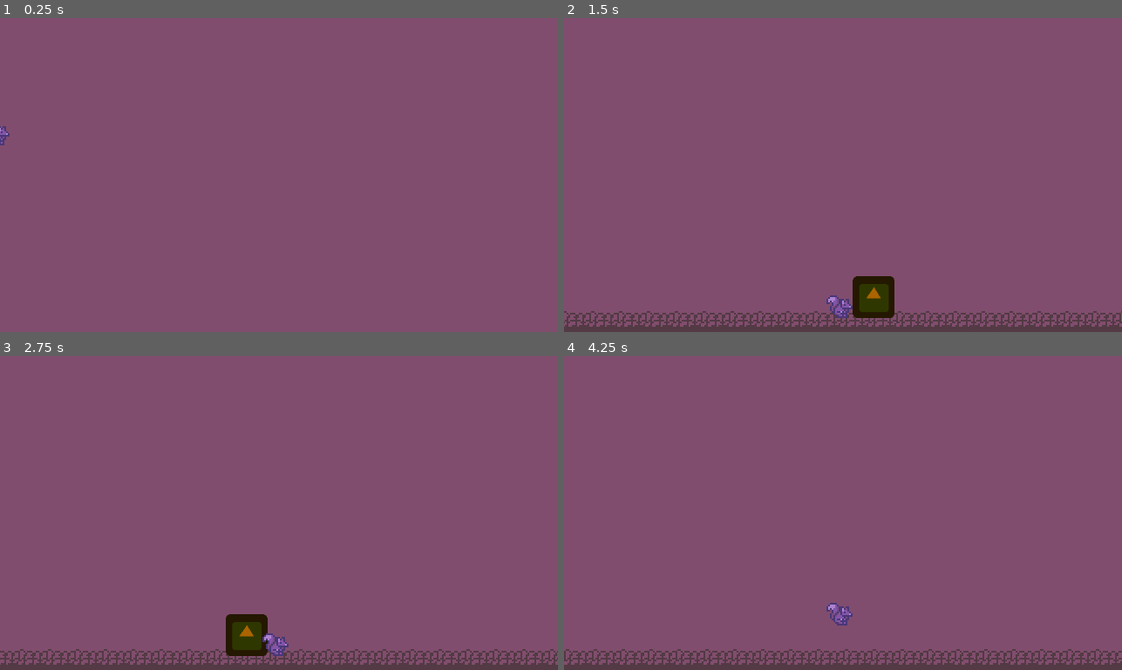
Above: before the commit, frames 1-4 (two rows, left to right).
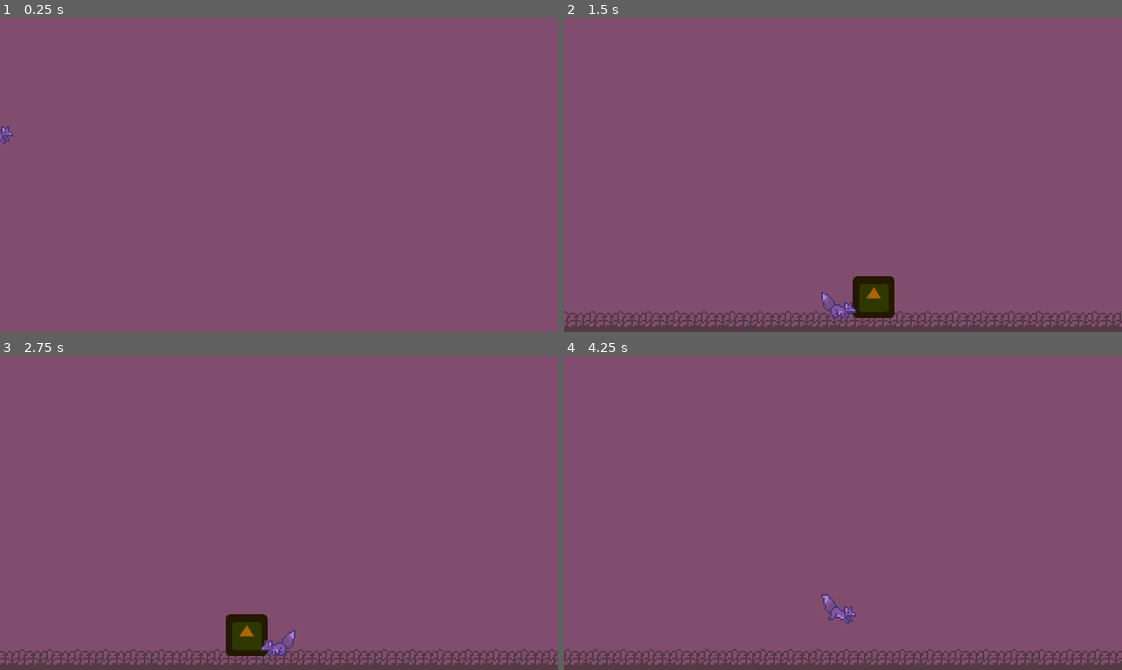
Above: after the commit, the same moments.

Repository: UniGDC/Cozy-Autumn-Game-Jam
Game: Godot game, scene res://Scenes/Main.tscn
Two runs of this game, one before a commit and one after it. Both use one fixed random seed, a clock stepped at 60 frames per second and the inputs below. The engine's default icon, where the game draws it, is replaced by a stand-in: a white triangle on a blue panel in a dark square.
Inputs:
- Up to frame 1 (0.25 s): no input
- Up to frame 2 (1.5 s): hold D (right) from 0.53 s (still down); tap Ctrl (interact) at 0.6, 1.35 s; tap Space (jump) at 0.77 s
- Up to frame 3 (2.75 s): tap Space (jump) at 1.52 s; release D (right) at 2.03 s; hold A (left) from 2.03 s (still down); tap Ctrl (interact) at 2.1 s
- Up to frame 4 (4.25 s): release A (left) at 2.78 s; hold D (right) from 2.78 s (still down); tap Ctrl (interact) at 2.85, 3.6 s; tap Space (jump) at 3.02, 3.77 s

The runs differ from the first frame. In frame 1, less than 0.1% of the frame differs, in the area x 0-3%, y 34-41%; in frame 2, 0.2%; in frame 3, 0.2%; in frame 4, 0.3%, in the area x 46-53%, y 75-86%.

Commit message:
Created animations and animation code

Diff:
--- a/Scenes/Player.tscn
+++ b/Scenes/Player.tscn
@@ -1,7 +1,10 @@
-[gd_scene load_steps=7 format=2]
+[gd_scene load_steps=15 format=2]
 
 [ext_resource path="res://Art/Squirrel Sprite Sheet.png" type="Texture" id=1]
 [ext_resource path="res://Scripts/Player.gd" type="Script" id=2]
+
+[sub_resource type="RectangleShape2D" id=1]
+extents = Vector2( 6, 6.5 )
 
 [sub_resource type="Animation" id=2]
 resource_name = "zoom in"
@@ -34,15 +37,143 @@
 "values": [ Vector2( 0.5, 0.5 ), Vector2( 1, 1 ) ]
 }
 
-[sub_resource type="RectangleShape2D" id=1]
-extents = Vector2( 6, 6.5 )
-
 [sub_resource type="CircleShape2D" id=4]
 radius = 18.0
+
+[sub_resource type="Animation" id=5]
+resource_name = "Fall"
+length = 0.001
+tracks/0/type = "value"
+tracks/0/path = NodePath("Sprite:frame")
+tracks/0/interp = 1
+tracks/0/loop_wrap = true
+tracks/0/imported = false
+tracks/0/enabled = true
+tracks/0/keys = {
+"times": PoolRealArray( 0 ),
+"transitions": PoolRealArray( 1 ),
+"update": 1,
+"values": [ 19 ]
+}
+
+[sub_resource type="Animation" id=6]
+resource_name = "Idle 1"
+length = 1.3
+tracks/0/type = "value"
+tracks/0/path = NodePath("Sprite:frame")
+tracks/0/interp = 1
+tracks/0/loop_wrap = true
+tracks/0/imported = false
+tracks/0/enabled = true
+tracks/0/keys = {
+"times": PoolRealArray( 0, 0.1, 0.2, 0.5, 0.7, 0.8, 0.9 ),
+"transitions": PoolRealArray( 1, 1, 1, 1, 1, 1, 1 ),
+"update": 1,
+"values": [ 0, 1, 2, 3, 4, 5, 0 ]
+}
+
+[sub_resource type="Animation" id=7]
+resource_name = "Idle 2"
+length = 2.0
+tracks/0/type = "value"
+tracks/0/path = NodePath("Sprite:frame")
+tracks/0/interp = 1
+tracks/0/loop_wrap = true
+tracks/0/imported = false
+tracks/0/enabled = true
+tracks/0/keys = {
+"times": PoolRealArray( 0, 0.1, 0.2, 0.6, 0.8, 0.9 ),
+"transitions": PoolRealArray( 1, 1, 1, 1, 1, 1 ),
+"update": 1,
+"values": [ 8, 9, 10, 11, 12, 13 ]
+}
+
+[sub_resource type="Animation" id=8]
+resource_name = "Idle 3"
+length = 0.9
+tracks/0/type = "value"
+tracks/0/path = NodePath("Sprite:frame")
+tracks/0/interp = 1
+tracks/0/loop_wrap = true
+tracks/0/imported = false
+tracks/0/enabled = true
+tracks/0/keys = {
+"times": PoolRealArray( 0.1, 0.2, 0.3, 0.4, 0.5 ),
+"transitions": PoolRealArray( 1, 1, 1, 1, 1 ),
+"update": 1,
+"values": [ 32, 33, 32, 33, 0 ]
+}
+
+[sub_resource type="Animation" id=9]
+resource_name = "Jump"
+length = 0.001
+tracks/0/type = "value"
+tracks/0/path = NodePath("Sprite:frame")
+tracks/0/interp = 1
+tracks/0/loop_wrap = true
+tracks/0/imported = false
+tracks/0/enabled = true
+tracks/0/keys = {
+"times": PoolRealArray( 0 ),
+"transitions": PoolRealArray( 1 ),
+"update": 1,
+"values": [ 41 ]
+}
+
+[sub_resource type="Animation" id=10]
+resource_name = "Land"
+length = 0.5
+tracks/0/type = "value"
+tracks/0/path = NodePath("Sprite:frame")
+tracks/0/interp = 1
+tracks/0/loop_wrap = true
+tracks/0/imported = false
+tracks/0/enabled = true
+tracks/0/keys = {
+"times": PoolRealArray( 0, 0.1, 0.2, 0.3 ),
+"transitions": PoolRealArray( 1, 1, 1, 1 ),
+"update": 1,
+"values": [ 26, 27, 24, 0 ]
+}
+
+[sub_resource type="Animation" id=11]
+length = 0.001
+tracks/0/type = "value"
+tracks/0/path = NodePath("Sprite:frame")
+tracks/0/interp = 1
+tracks/0/loop_wrap = true
+tracks/0/imported = false
+tracks/0/enabled = true
+tracks/0/keys = {
+"times": PoolRealArray( 0 ),
+"transitions": PoolRealArray( 1 ),
+"update": 0,
+"values": [ 0 ]
+}
+
+[sub_resource type="Animation" id=12]
+resource_name = "Walk"
+length = 0.6
+loop = true
+step = 0.05
+tracks/0/type = "value"
+tracks/0/path = NodePath("Sprite:frame")
+tracks/0/interp = 1
+tracks/0/loop_wrap = true
+tracks/0/imported = false
+tracks/0/enabled = true
+tracks/0/keys = {
+"times": PoolRealArray( 0, 0.05, 0.15, 0.25, 0.3, 0.35, 0.45, 0.55 ),
+"transitions": PoolRealArray( 1, 1, 1, 1, 1, 1, 1, 1 ),
+"update": 1,
+"values": [ 16, 17, 18, 19, 20, 21, 22, 23 ]
+}
 
 [node name="Player" type="KinematicBody2D"]
 script = ExtResource( 2 )
 interact_zone_path = NodePath("InteractionZone")
+sprite_path = NodePath("Sprite")
+anim_player_path = NodePath("AnimationPlayer")
 move_speed = 200.0
 move_acc = 40.0
 idle_deacc = 0.2
@@ -58,10 +189,6 @@
 hframes = 8
 vframes = 7
 
-[node name="AnimationPlayer" type="AnimationPlayer" parent="."]
-"anims/zoom in" = SubResource( 2 )
-"anims/zoom out" = SubResource( 3 )
-
 [node name="CollisionShape2D" type="CollisionShape2D" parent="."]
 position = Vector2( -0.5, 0 )
 shape = SubResource( 1 )
@@ -74,9 +201,25 @@
 limit_right = 640
 limit_bottom = 360
 
+[node name="AnimationPlayer" type="AnimationPlayer" parent="Camera2D"]
+root_node = NodePath("../..")
+"anims/zoom in" = SubResource( 2 )
+"anims/zoom out" = SubResource( 3 )
+
 [node name="InteractionZone" type="Area2D" parent="."]
 collision_layer = 0
 collision_mask = 2
 
 [node name="CollisionShape2D" type="CollisionShape2D" parent="InteractionZone"]
 shape = SubResource( 4 )
+
+[node name="AnimationPlayer" type="AnimationPlayer" parent="."]
+anims/Fall = SubResource( 5 )
+"anims/Idle 1" = SubResource( 6 )
+"anims/Idle 2" = SubResource( 7 )
+"anims/Idle 3" = SubResource( 8 )
+anims/Jump = SubResource( 9 )
+anims/Land = SubResource( 10 )
+anims/RESET = SubResource( 11 )
+anims/Walk = SubResource( 12 )
+blend_times = [ "Walk", "Idle 1", 0.1, "Walk", "Idle 2", 0.1, "Walk", "Idle 3", 0.1 ]
--- a/Scripts/Player.gd
+++ b/Scripts/Player.gd
@@ -12,6 +12,17 @@
 
 #General
 var velocity: Vector2 = Vector2.ZERO
+
+#Look
+var looking_right: int = 1
+export var sprite_path: NodePath
+onready var sprite: Sprite = get_node(sprite_path)
+
+#Animation
+export var anim_player_path: NodePath
+onready var anim_player: AnimationPlayer = get_node(anim_player_path)
+var state: int = 0
+enum State {IDLE, WALK, JUMP, LAND, FALL}
 
 #Movement
 export var move_speed: float
@@ -37,8 +48,19 @@
 
 func _physics_process(delta: float) -> void:
 	input()
+	look()
 	move(delta)
 	interact()
+	animate()
+
+
+func look() -> void:
+	if velocity.x >= 0:
+		looking_right = 1
+		sprite.flip_h = false
+	else:
+		looking_right = -1
+		sprite.flip_h = true
 
 
 func interact() -> void:
@@ -47,6 +69,46 @@
 		interactables.append_array(interact_zone.get_overlapping_areas())
 		if interactables.size() > 0:
 			get_closest_to_point(interactables, position).interaction(self)
+
+
+func animate() -> void:
+	if velocity.y < 0:
+		state = State.JUMP
+	elif velocity.y > 0.2:
+		state = State.FALL
+	elif abs(velocity.x) > 0.1:
+		state = State.WALK
+	elif velocity.x < 0.1 && state == State.FALL && is_on_floor():
+		state = State.LAND
+	else:
+		state = State.IDLE
+
+	match state:
+		State.JUMP:
+			anim_player.play("Jump")
+		State.FALL:
+			anim_player.play("Fall")
+		State.WALK:
+			anim_player.play("Walk")
+		State.IDLE:
+			var idle_f = rand_range(0,2.3)
+			var idle_anim: String
+
+			if idle_f < 1.4:
+				idle_anim = "Idle 1"
+			elif idle_f < 2:
+				idle_anim = "Idle 2"
+			elif idle_f <= 2.3:
+				idle_anim = "Idle 3"
+
+
+			if anim_player.current_animation == "Walk":
+				anim_player.play(idle_anim)
+			else:
+				anim_player.queue(idle_anim)
+		State.LAND:
+			anim_player.play("Land")
+
 
 func get_closest_to_point(point_array: Array, point: Vector2) -> Node2D:
 	var closest_node: Node2D = null
Binary file changed: Art/Squirrel Sprite Sheet.png
